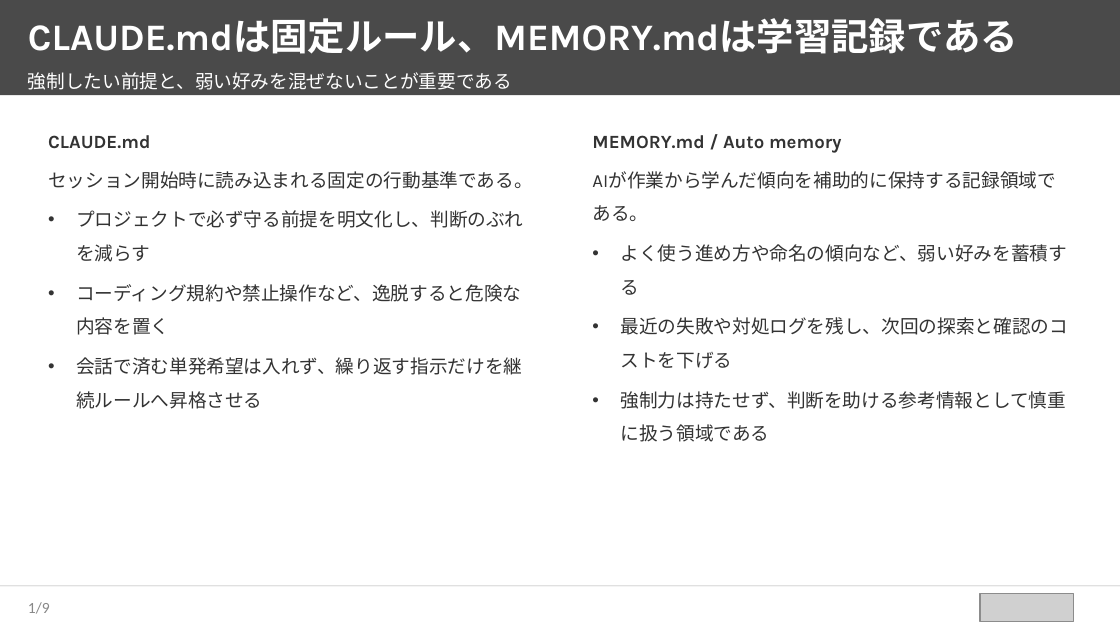
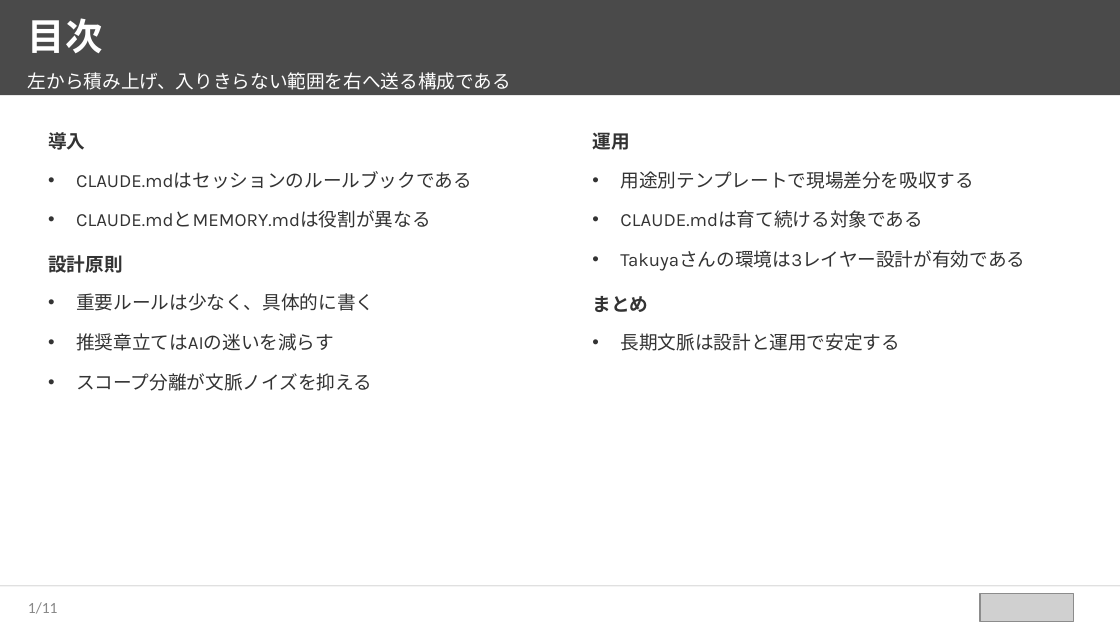
Before and after one commit to takuya109048/html2pptx, a slide deck: slide 2 of sample_source_deck.pptx. Drawn at 1120x630 pixels with LibreOffice and Linux fonts; fonts in the diff are those of the drawing; grey boxes stand for pictures. Boxes give left, top, right and bottom in pixels: in the first picture for what was removed or moved away, otherwise in the second. Text is boxed around its words. In the diff, an @@ line names an element or a change of style, - is before the commit and + after.

```diff
--- a/sample_source_deck.pptx
+++ b/sample_source_deck.pptx
@@ text at bbox=[28, 18, 103, 53]: text changed; font Karla to Calibri @@
-CLAUDE.mdは固定ルール、MEMORY.mdは学習記録である
+目次
@@ text at bbox=[28, 72, 511, 90]: text changed @@
-強制したい前提と、弱い好みを混ぜないことが重要である
+左から積み上げ、入りきらない範囲を右へ送る構成である
@@ text at bbox=[48, 132, 472, 391]: text changed @@
-CLAUDE.md
-セッション開始時に読み込まれる固定の行動基準である。
-• プロジェクトで必ず守る前提を明文化し、判断のぶれを減らす
-• コーディング規約や禁止操作など、逸脱すると危険な内容を置く
-• 会話で済む単発希望は入れず、繰り返す指示だけを継続ルールへ昇格させる
+導入
+• CLAUDE.mdはセッションのルールブックである
+• CLAUDE.mdとMEMORY.mdは役割が異なる
+設計原則
+• 重要ルールは少なく、具体的に書く
+• 推奨章立てはAIの迷いを減らす
+• スコープ分離が文脈ノイズを抑える
@@ text at bbox=[592, 133, 1025, 351]: text changed @@
-MEMORY.md / Auto memory
-AIが作業から学んだ傾向を補助的に保持する記録領域である。
-• よく使う進め方や命名の傾向など、弱い好みを蓄積する
-• 最近の失敗や対処ログを残し、次回の探索と確認のコストを下げる
-• 強制力は持たせず、判断を助ける参考情報として慎重に扱う領域である
+運用
+• 用途別テンプレートで現場差分を吸収する
+• CLAUDE.mdは育て続ける対象である
+• Takuyaさんの環境は3レイヤー設計が有効である
+まとめ
+• 長期文脈は設計と運用で安定する
@@ page number at bbox=[28, 602, 58, 614]: text changed @@
-1/9
+1/11
```
Also in this commit, not shown: 5 other slides changed, 5 slides added, 3 slides removed, 10 other files.
